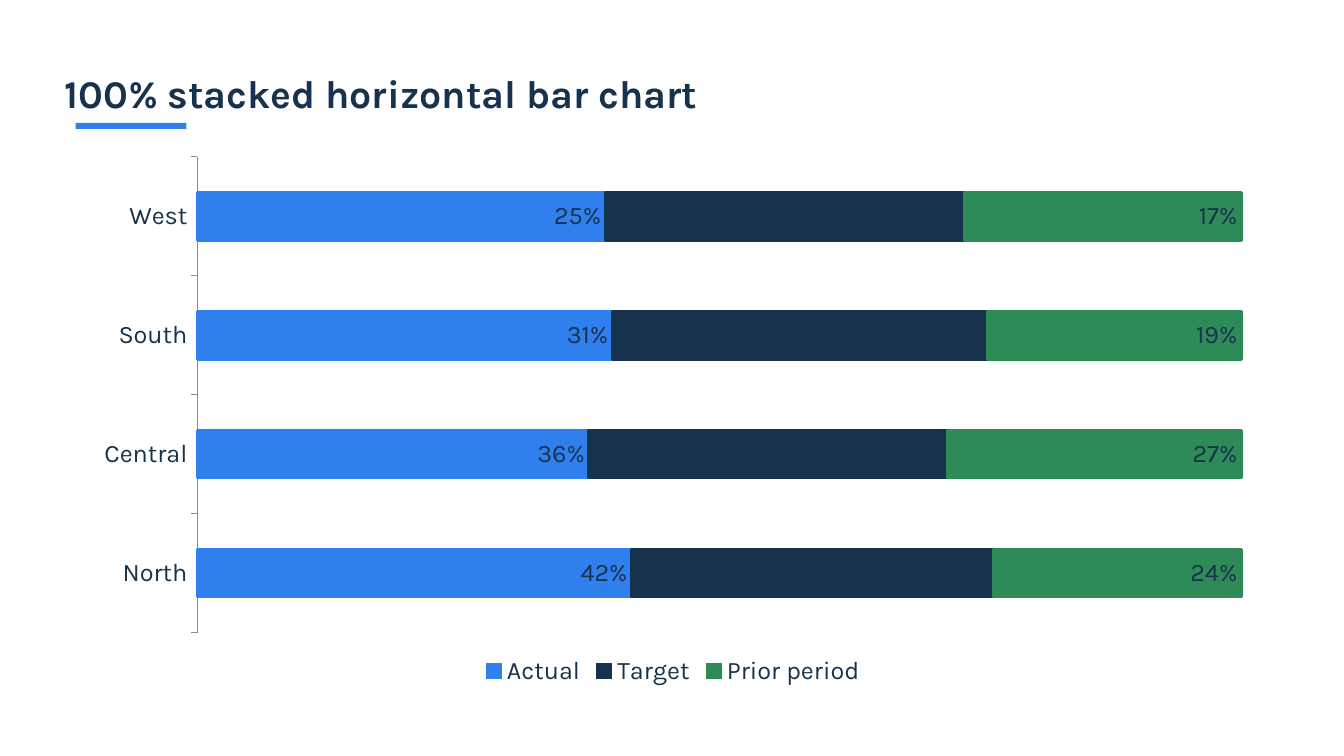
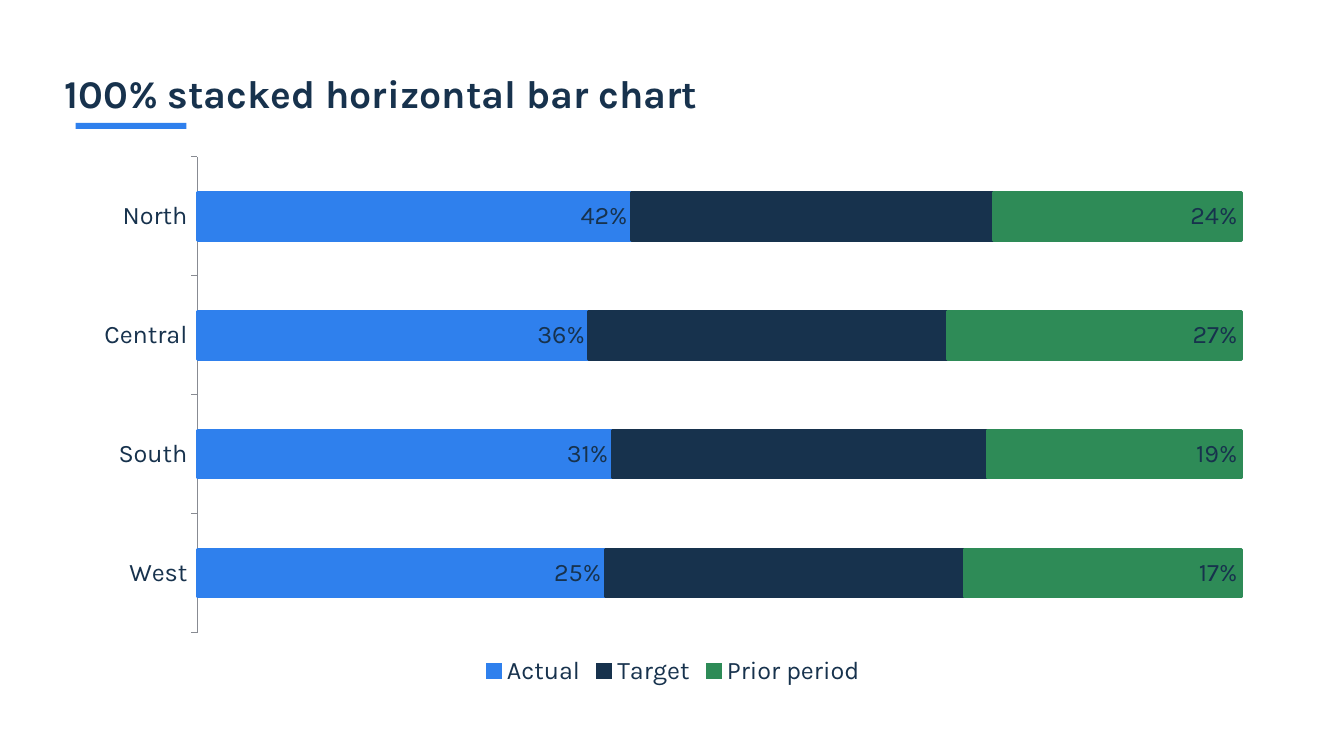
Before and after one commit to agwp/brand-faithful-pptx, a slide deck: slide 57 of references/plain-fallback-100-layouts.pptx. Drawn at 1344x756 pixels with LibreOffice and Linux fonts; fonts in the diff are those of the drawing. Boxes give left, top, right and bottom in pixels: in the first picture for what was removed or moved away, otherwise in the second. Text is boxed around its words. In the diff, an @@ line names an element or a change of style, - is before the commit and + after.

```diff
--- a/references/plain-fallback-100-layouts.pptx
+++ b/references/plain-fallback-100-layouts.pptx
@@ bar stacked 100% chart at [81, 146, 1265, 691] @@
@@ category axis changed @@
```
Also in this commit, not shown: 5 other slides changed, 4 other files.
